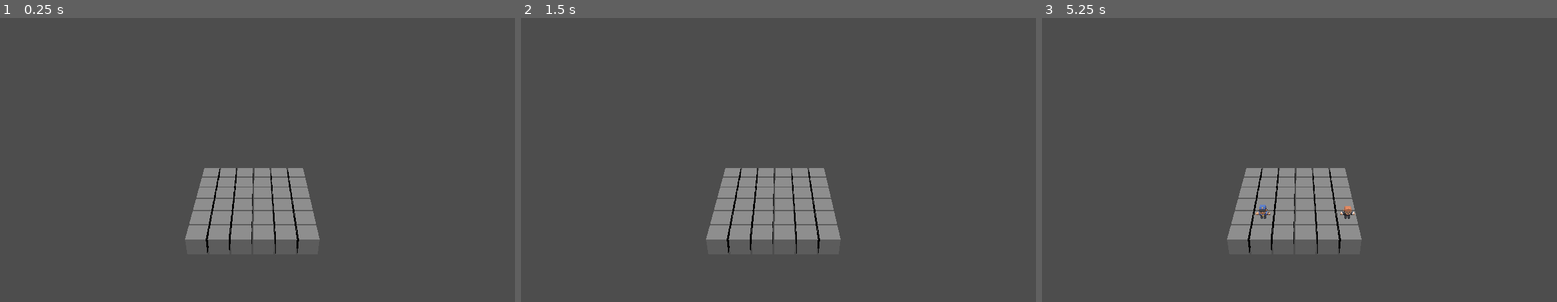
Above: before the commit, frames 1-3 (left to right).
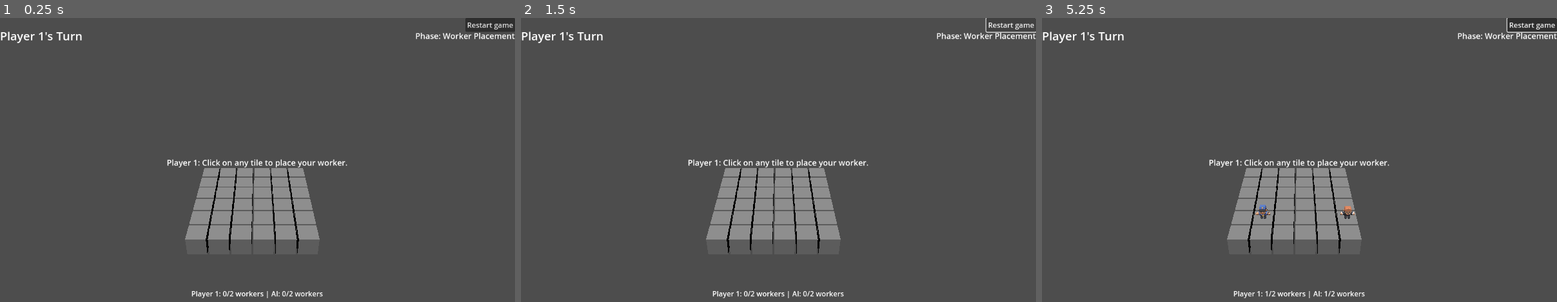
Above: after the commit, the same moments.

Repository: shriramgopal1225/santorini-ai
Game: Godot game, scene res://main.tscn
The game is run twice, just before and just after one commit, with the same random seed, the same clock (stepped at 60 frames per second) and the same inputs.
Inputs (mouse positions are in pixels of both pictures, inside the frame that each line leads up to):
- Up to frame 1 (0.25 s): no input
- Up to frame 2 (1.5 s): click (1010, 23) at 0.5 s, where only the run after the commit has a clickable "Restart game"; click (1010, 23) at 1.25 s, where only the run after the commit has a clickable "Restart game"
- Up to frame 3 (5.25 s): click (1531, 23) at 2 s, where only the run after the commit has a clickable "Restart game"; tap Enter every 0.75 s from 2.75 to 5 s; move the mouse to (1412, 148) at 2.77 s; click (1412, 148) at 2.92 s; move the mouse to (1196, 177) at 3.52 s; click (1196, 177) at 3.67 s; move the mouse to (1351, 100) at 4.27 s; click (1351, 100) at 4.42 s; move the mouse to (1273, 219) at 5.02 s; click (1273, 219) at 5.17 s

The runs differ from the first frame. In frame 1, 1.4% of the frame differs, in the area x 0-100%, y 0-99%; in frame 2, 1.1%; in frame 3, 1.5%.

Commit message:
Added basic UI and updating UI functions to display current phase, game status, restart button (non-functional), winner message (non-functional), turn indication.

Diff:
--- a/game_manager.gd
+++ b/game_manager.gd
@@ -1,4 +1,5 @@
 extends Node
+signal game_state_changed
 
 enum GamePhase { PLACEMENT, SELECT_WORKER, MOVE, BUILD, GAME_OVER }
 
@@ -28,6 +29,7 @@
 var p1_workers_placed = 0
 var p2_workers_placed = 0
 var selected_worker_id: String = ""
+var game_ui: Control
 
 var ai_agent = load("res://ai_agent.gd").new()
 
@@ -81,6 +83,7 @@
 		print("Player " + str(current_player) + ", place your worker.")
 		if PLAYER2_IS_AI and current_player == 2:
 			_request_ai_placement()
+	update_ui()
 
 func handle_select_worker(grid_pos):
 	var worker_id = current_state.board[grid_pos.x][grid_pos.y].worker
@@ -90,6 +93,7 @@
 	current_phase = GamePhase.MOVE
 	get_tree().get_root().get_node("Main/Board").highlight_worker(selected_worker_id, true)
 	print("Worker " + worker_id + " selected. Choose a tile to move to.")
+	update_ui()
 
 func handle_move(grid_pos):
 	if current_state.board[grid_pos.x][grid_pos.y].worker == selected_worker_id:
@@ -111,6 +115,7 @@
 	current_phase = GamePhase.BUILD
 	if not (PLAYER2_IS_AI and current_player == 2):
 		print("Worker moved. Now in BUILD phase.")
+	update_ui()
 
 func handle_build(grid_pos, worker_pos_override = null):
 	var worker_pos = worker_pos_override if worker_pos_override != null else current_state.worker_positions[selected_worker_id]
@@ -135,6 +140,7 @@
 
 	if PLAYER2_IS_AI and current_player == 2:
 		_request_ai_move()
+	update_ui()
 
 # --- UPDATED _request_ai_move FUNCTION ---
 func _request_ai_move():
@@ -193,3 +199,42 @@
 
 func _can_player_make_any_move(player_id):
 	return not ai_agent._get_all_actions_for_player(current_state, player_id).is_empty()
+
+func set_game_ui(ui_node: Control):
+	game_ui = ui_node
+	# Update UI immediately
+	if game_ui:
+		update_ui()
+
+func update_ui():
+	if not game_ui:
+		return
+
+	# Update turn indicator
+	if current_player == 1:
+		game_ui.turn_indicator.text = "Player 1's Turn"
+	elif PLAYER2_IS_AI:
+		game_ui.turn_indicator.text = "AI is thinking..."
+	else:
+		game_ui.turn_indicator.text = "Player 2's Turn"
+
+	# Update phase
+	match current_phase:
+		GamePhase.PLACEMENT:
+			game_ui.phase_indicator.text = "Phase: Worker Placement"
+			if current_player == 1:
+				game_ui.instructions_label.text = "Player 1: Click on any tile to place your worker."
+			else:
+				game_ui.instructions_label.text = "AI is placing a worker..."
+		GamePhase.SELECT_WORKER:
+			game_ui.phase_indicator.text = "Phase: Select Worker"
+			game_ui.instructions_label.text = "Click on one of your workers to select it."
+		GamePhase.MOVE:
+			game_ui.phase_indicator.text = "Phase: Move Worker"
+			game_ui.instructions_label.text = "Click on a tile adjacent to your worker to move."
+		GamePhase.BUILD:
+			game_ui.phase_indicator.text = "Phase: Build Block"
+			game_ui.instructions_label.text = "Click on a tile adjacent to your worker to build."
+
+	# Update player info
+	game_ui.game_status.text = "Player 1: " + str(p1_workers_placed) + "/2 workers | AI: " + str(p2_workers_placed) + "/2 workers"
--- /dev/null
+++ b/game_ui.gd
@@ -0,0 +1,27 @@
+extends Control
+
+# UI Node references
+@onready var turn_indicator = $TopPanel/TurnIndicator
+@onready var phase_indicator = $TopPanel/PhaseIndicator
+@onready var restart_button = $TopPanel/RestartButton
+@onready var instructions_label = $CenterPanel/InstructionsLabel
+@onready var winner_message = $CenterPanel/WinnerMessage
+@onready var game_status = $BottomPanel/GameStatus
+
+func _ready():
+	# Hide winner message initially
+	winner_message.visible = false
+
+	# Connect restart button
+	restart_button.pressed.connect(_on_restart_pressed)
+
+func _on_restart_pressed():
+	print("Restart button clicked!")
+	# We'll connect this to GameManager later
+
+# Test function to see if script works
+func update_turn(player: int):
+	turn_indicator.text = "Player " + str(player) + "'s Turn"
+
+func update_instructions(text: String):
+	instructions_label.text = text
--- /dev/null
+++ b/game_ui.tscn
@@ -0,0 +1,119 @@
+[gd_scene load_steps=2 format=3 uid="uid://q4tw4hfi3n32"]
+
+[ext_resource type="Script" uid="uid://b6e0novwyfp4x" path="res://game_ui.gd" id="1_ue6oa"]
+
+[node name="GameUI" type="Control"]
+layout_mode = 3
+anchors_preset = 15
+anchor_right = 1.0
+anchor_bottom = 1.0
+grow_horizontal = 2
+grow_vertical = 2
+mouse_filter = 2
+script = ExtResource("1_ue6oa")
+
+[node name="TopPanel" type="Control" parent="."]
+layout_mode = 1
+anchors_preset = 10
+anchor_right = 1.0
+offset_bottom = 80.0
+grow_horizontal = 2
+mouse_filter = 2
+
+[node name="TurnIndicator" type="Label" parent="TopPanel"]
+layout_mode = 1
+anchors_preset = 9
+anchor_bottom = 1.0
+offset_right = 111.0
+grow_vertical = 2
+theme_override_font_sizes/font_size = 26
+text = "Player 1's turn"
+horizontal_alignment = 1
+vertical_alignment = 1
+
+[node name="PhaseIndicator" type="Label" parent="TopPanel"]
+layout_mode = 1
+anchors_preset = 11
+anchor_left = 1.0
+anchor_right = 1.0
+anchor_bottom = 1.0
+offset_left = -137.0
+grow_horizontal = 0
+grow_vertical = 2
+theme_override_font_sizes/font_size = 18
+text = "Phase: Placement"
+horizontal_alignment = 1
+vertical_alignment = 1
+
+[node name="RestartButton" type="Button" parent="TopPanel"]
+layout_mode = 1
+anchors_preset = 1
+anchor_left = 1.0
+anchor_right = 1.0
+offset_left = -111.0
+offset_bottom = 31.0
+grow_horizontal = 0
+text = "Restart game"
+
+[node name="CenterPanel" type="Control" parent="."]
+layout_mode = 1
+anchors_preset = 8
+anchor_left = 0.5
+anchor_top = 0.5
+anchor_right = 0.5
+anchor_bottom = 0.5
+offset_left = -300.0
+offset_top = -150.0
+offset_right = 300.0
+offset_bottom = 150.0
+grow_horizontal = 2
+grow_vertical = 2
+mouse_filter = 2
+
+[node name="InstructionsLabel" type="Label" parent="CenterPanel"]
+layout_mode = 1
+anchors_preset = 15
+anchor_right = 1.0
+anchor_bottom = 1.0
+grow_horizontal = 2
+grow_vertical = 2
+theme_override_font_sizes/font_size = 18
+text = "Click on any tile to place you first worker"
+horizontal_alignment = 1
+vertical_alignment = 1
+
+[node name="WinnerMessage" type="Label" parent="CenterPanel"]
+visible = false
+layout_mode = 1
+anchors_preset = 15
+anchor_right = 1.0
+anchor_bottom = 1.0
+grow_horizontal = 2
+grow_vertical = 2
+theme_override_font_sizes/font_size = 34
+text = "Player 1 wins!!"
+horizontal_alignment = 1
+vertical_alignment = 1
+
+[node name="BottomPanel" type="Control" parent="."]
+layout_mode = 1
+anchors_preset = 12
+anchor_top = 1.0
+anchor_right = 1.0
+anchor_bottom = 1.0
+offset_top = -60.0
+grow_horizontal = 2
+grow_vertical = 0
+mouse_filter = 2
+
+[node name="GameStatus" type="Label" parent="BottomPanel"]
+layout_mode = 1
+anchors_preset = 15
+anchor_right = 1.0
+anchor_bottom = 1.0
+grow_horizontal = 2
+grow_vertical = 2
+theme_override_font_sizes/font_size = 16
+text = "Player 1: 1/2 workers placed"
+horizontal_alignment = 1
+vertical_alignment = 1
--- a/main.gd
+++ b/main.gd
@@ -4,3 +4,5 @@
 	# This line connects the board's signal to the GameManager's function.
 	# It says: "When $Board emits tile_clicked, call GameManager.on_tile_selected"
 	$Board.tile_clicked.connect(GameManager.on_tile_selected)
+	var game_ui = $GameUI
+	GameManager.set_game_ui(game_ui)
--- a/main.tscn
+++ b/main.tscn
@@ -1,7 +1,8 @@
-[gd_scene load_steps=3 format=3 uid="uid://de5wxg8qrkf4a"]
+[gd_scene load_steps=4 format=3 uid="uid://de5wxg8qrkf4a"]
 
 [ext_resource type="Script" uid="uid://bi3pqj6axd8v5" path="res://main.gd" id="1_0xm2m"]
 [ext_resource type="PackedScene" uid="uid://dcf6wnr3bwfms" path="res://board.tscn" id="1_ig7tw"]
+[ext_resource type="PackedScene" uid="uid://q4tw4hfi3n32" path="res://game_ui.tscn" id="3_h2yge"]
 
 [node name="Main" type="Node3D"]
 script = ExtResource("1_0xm2m")
@@ -14,3 +15,5 @@
 transform = Transform3D(1, 0, 0, 0, 0.371368, 0.928486, 0, -0.928486, 0.371368, 0, 0, 0)
 
 [node name="Board" parent="." instance=ExtResource("1_ig7tw")]
+
+[node name="GameUI" parent="." instance=ExtResource("3_h2yge")]
Not shown, added: game_ui.gd.uid
